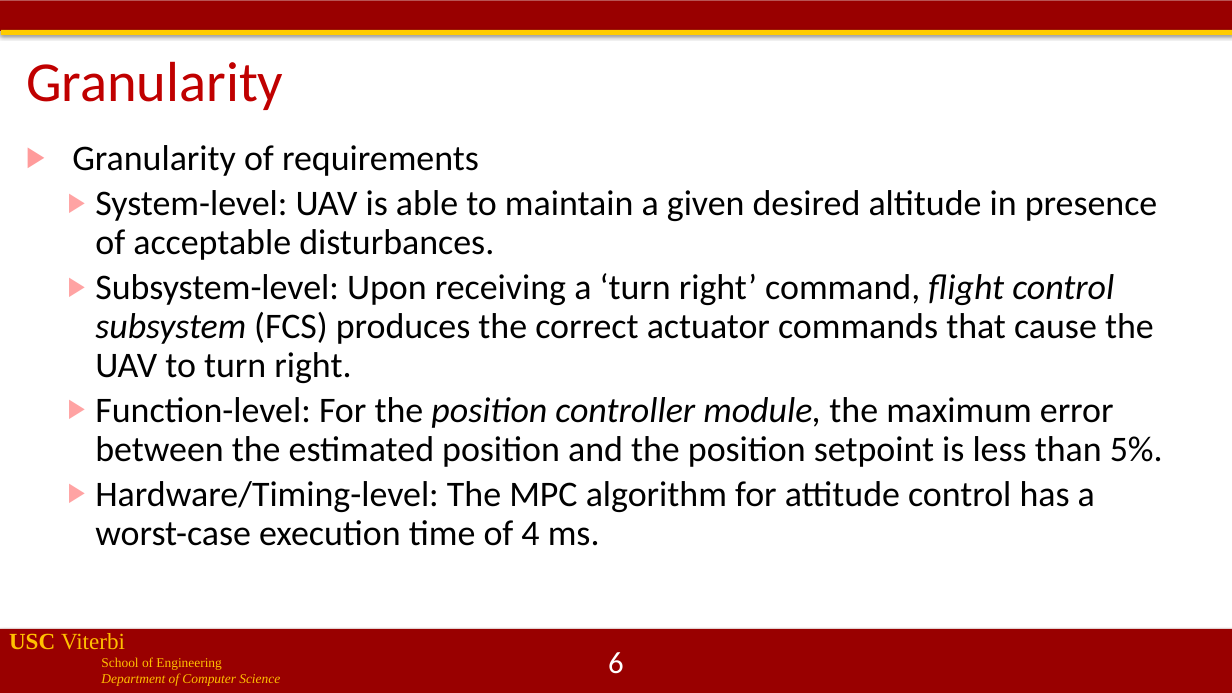
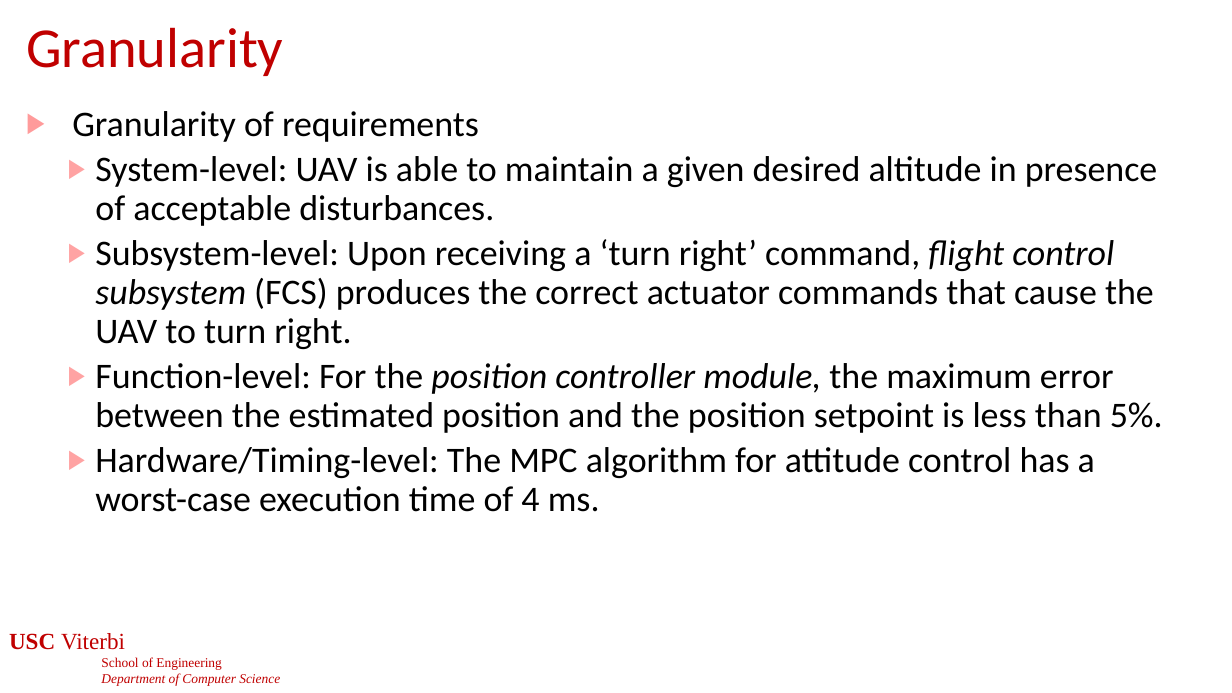
Before and after one commit to jdeshmukh/jdeshmukh.github.io, a slide deck: slide 6 of teaching/cs513slides/lecture6-Requirements and LTL.pptx. Drawn at 1232x693 pixels with LibreOffice and Linux fonts; fonts in the diff are those of the drawing; background and template pictures are left out. Boxes give left, top, right and bottom in pixels: in the first picture for what was removed or moved away, otherwise in the second. Text is boxed around its words. In the diff, an @@ line names an element or a change of style, - is before the commit and + after.

```diff
--- a/teaching/cs513slides/lecture6-Requirements and LTL.pptx
+++ b/teaching/cs513slides/lecture6-Requirements and LTL.pptx
@@ rectangle removed at <box>0,0,1232,30</box> @@
@@ title "Granularity": place and size @@
-title "Granularity" at <box>26,61,283,110</box>
+title "Granularity" at <box>26,27,283,76</box>
@@ rectangle removed at <box>1,30,1232,35</box> @@
@@ text "Granularity of requirements": place and size @@
-text "Granularity of requirements" at <box>72,145,1163,546</box>
+text "Granularity of requirements" at <box>72,111,1163,512</box>
@@ text "USC Viterbi" at <box>9,633,280,686</box>: text colour #FFC000 to #C00000 @@
@@ rectangle removed at <box>0,629,1232,693</box> @@
```
Also in this commit, not shown: 32 other slides changed, 1 other file.
